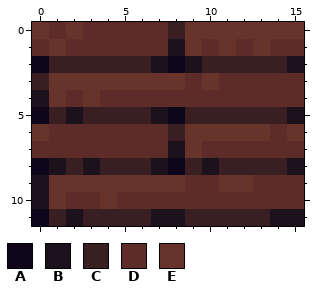
Two versions of one pixel-art file, assets/floors/wood_planks.ase. The first picture shows the starting point.
16x12 pixels, 1 frame.
Palette (. is transparent): A #0e071b  B #1c121c  C #391f21  D #5d2c28  E #68332b
Pixels before, first column x 0:
 0 EDEDDDDDCEEEEEEE
 1 DEDDDDDDBEDEDEDD
 2 ACCCCCCBABCCCCCB
 3 CEEEEEEEEDEDDDDD
 4 BEDEDDDDDDDDDDDD
 5 ACBCCCCBACCCCCCB
 6 EDDDDDDDCEEEEEDE
 7 DDDDDDDDBEDDDDDD
 8 ABCBCCCBACBCCCCB
 9 BEEEEEEEEDDEEDDD
10 BEDDEDDDDDDDDDDD
11 ACBCCCCBBCCCCCBB
New version:
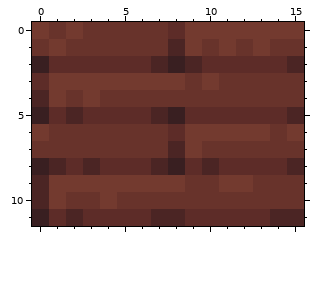
Changes in this commit:
colour A: #0e071b -> #391f21
colour B: #1c121c -> #4b2524
colour C: #391f21 -> #5d2c28
colour D: #5d2c28 -> #68332b
colour E: #68332b -> #733a2f
